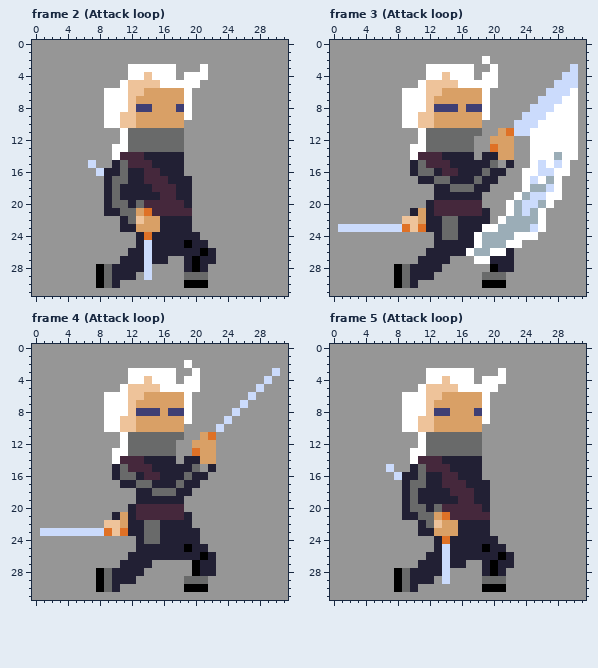
Pixel-art file -- assets/WIP/double-daggers.aseprite. The picture above is the old version.
32x32 pixels, 8 frames. Shown: frame 2 (Attack loop), frame 3 (Attack loop), frame 4 (Attack loop), frame 5 (Attack loop). The commit also changed other frames, which this record leaves out.
The same view after the edit:
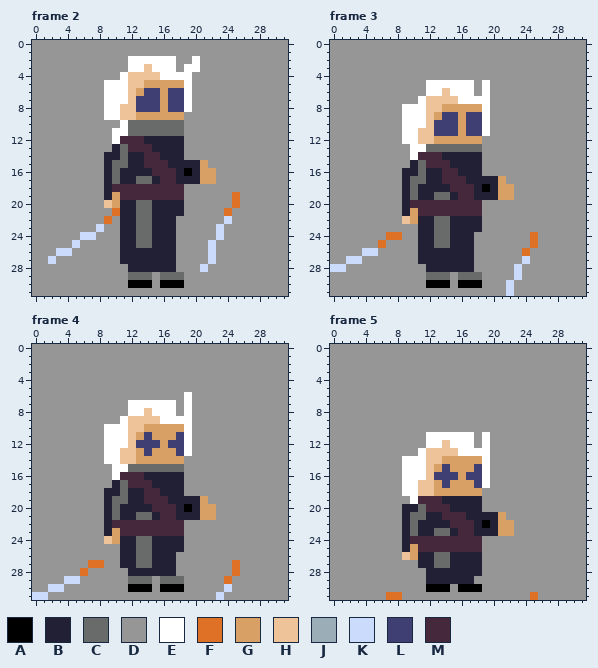
Palette (. is transparent): A #000000  B #222034  C #696a6a  D #969696  E #ffffff  F #df7126  G #d9a066  H #eec39a  J #9badb7  K #cbdbfc  L #3f3f74  M #45283c
What changed:
layer "Death - character" now shown
Changed rows in their new state; - is an unchanged pixel.
Frame 2, layers "Death - blood", "Death - character":
first column x 2:
 2 ----------EEEEEE--E-----
 3 ------------H----EED----
 4 ---------EHH-H--E-DD----
 5 -------EE---GGGGG-D-----
 6 -----------GLL-LL-------
 7 -----------LLL-LL-------
 8 ---------H---L-L--------
 9 -----------------D------
10 -------DDECCCCCCC-------
11 --------E---------------
12 --------EMMMBBBBB-------
13 --------BCMMMBBBB-------
14 -------BBCBBMM----------
15 -----D-BC-BB-MM--BBG----
16 ------D-CB--B-MM-ABGG---
17 ---------B-CCB-M--BGG---
18 --------MMMMM---MD------
19 --------GMMMMM--MD-----F
20 -------HGB--CBBBBD-----F
21 -------DFBBCCBBBBD----F-
22 -------F--BCCB--DD----K-
23 ------K----CCB--DD---K--
24 ----KK---BBCC---DDD--K--
25 ---K-----BBCC---DDDDK---
26 -KK------B--B---DDDDK---
27 K-----------B--B-DDDK---
28 ------DDDD--BBBB-DDK----
29 ------DDDDCCC-CCCDDD----
30 ------DDD-AAA-AAADDD----
Frame 3, layers "Death - blood", "Death - character":
first column x 0:
 2 -------------------D-----------
 3 ------------DDDDDD--D---------D
 4 ------------DDDDDD-DD--------DD
 5 -----------DEEEE--D-D-------DDD
 6 ---------DDDEEHEEED--------DDDD
 7 ---------DD--HHHEEE-------DDDDD
 8 -------------HGG-GG------DDDDDD
 9 -----------E--LL-LL-----DDDDDDD
10 -----------E-LLL-LLE---DDDDDDDD
11 ---------EEHHLLLGLLE-DDDDDDDDDD
12 ---------EEHHGGGGGG-DDD--DDDDDD
13 ------------------C-DDD--DDDDDD
14 ------------------BDDDD--DDDDDD
15 -------------------DD-D--DDDDD-
16 ---------B--B------DDD--DDDDDD-
17 ---------BCC-BMMM-B--G--DDDDD--
18 ---------BCBB--MMM-ABGG-DDDDD--
19 ---------BCBBCC-MM-BBGGDDDDDD--
20 ---------BMMM---------DDDDDD---
21 ---------BGMM------D--DDDDD----
22 ----------GB-C-B---D-DDDDDD----
23 -DDDDDDDDDDB-C-B---DDDDDDDD----
24 -------FF--BBC-B--DDDDDDDF-----
25 ------F----BBCC---DDDDDD-F-----
26 ----KK-----B-----BDDDDD-F------
27 --KK-----------BBBDDDDD-K------
28 KK------DDDD--BBBB--DDDK-------
29 --------DDDDCCC-CCCDDD-K-------
30 --------DDD-AAA-AAADDDK--------
31 ----------------------K--------
Frame 4, layers "Death - blood", "Death - character":
first column x 0:
 2 -------------------D-----------
 3 ------------DDDDDD--D---------D
 4 ------------DDDDDD-DD--------D-
 5 -----------DDDDDDDDDD-------D--
 6 ---------DDDDDDDDDD--------D---
 7 ---------DDDEEEEEED-------D----
 8 ---------DDDEEHEEED------D-----
 9 ---------DDE-HHHEEE-----D------
10 -----------E-H-----E---D-------
11 ---------EE-HGLGGGLE-DD--------
12 ---------EE-HLLLGLLEDDD--------
13 ---------E-HHGLGGGLEDDD--------
14 ---------E-HHGGGGGGDDDD--------
15 ----------EECCCCCCCDD-D--------
16 ----------EMMMBB---DDD---------
17 ----------BCMMM---BDD----------
18 ---------BBCB-MMBB-D-----------
19 ---------BCCB-MMM--BBG---------
20 ---------BCB-BB---BABGG--------
21 ---------BCB-CCB--B-BGG--------
22 ---------BMMMMMMMMMD-----------
23 -DDDDDDDDBGMMMMMMMMDD----------
24 ---------HGBBC-B---DD----------
25 -----------BBCC----DDD---------
26 -----------B-CC---DDDDD--------
27 -------FF----CCBBB--DDD--F-----
28 ------F-DDDD--BBBB--DDD--F-----
29 ----KK--DDDDCCC-CCCDDD--F------
30 --KK----DDD-AAA-AAADDD--K------
31 KK---------------------K-------
Frame 5, layers "Death - blood", "Death - character":
first column x 7:
 3 -----DDDDDD---D----
 4 -----DDDDDD-DDD----
 5 ----DDDDDDDDDD-----
 6 --DDDDDDDDDDD------
 7 --DDDDDDDDDDD------
 8 --DDDDDDDDDDD------
 9 --DDDDDDDDDDD------
10 --DDDDDDDDDD-------
11 ----DEEEEEEDE------
12 ----DEEHEEEDE------
13 ---D-HHHHEEEE------
14 --E-EHHGGGGGE------
15 D-EEEHGLGGGLE------
16 -DEEEHLLLGLLE------
17 --EEHHGLGGGLE------
18 --EEHHGGGGGGD------
19 --DEMMM--BB-D------
20 ---B-MM-BBBBD------
21 ---C-BBM--BBBBG----
22 --BC-BBBMMM-ABGG---
23 --BC--CCBMM--BGG---
24 --BMMMMMMMMMDD-----
25 --BGMMMMMMMMDDD----
26 --HGB-CC----DDDD---
27 ------CC--BBDDDD---
28 -DDDD--BBBBBDDD----
29 -DDDD-BBBBB-DDD----
30 -DDD-AAA-AAADDD----
31 FF----------------F
Boxes around the changes in both pictures, in picture pixels (x1, y1, x2, y2):
changed: (48, 56, 240, 288)
changed: (330, 56, 578, 296)
changed: (32, 360, 280, 600)
changed: (386, 368, 538, 600)
